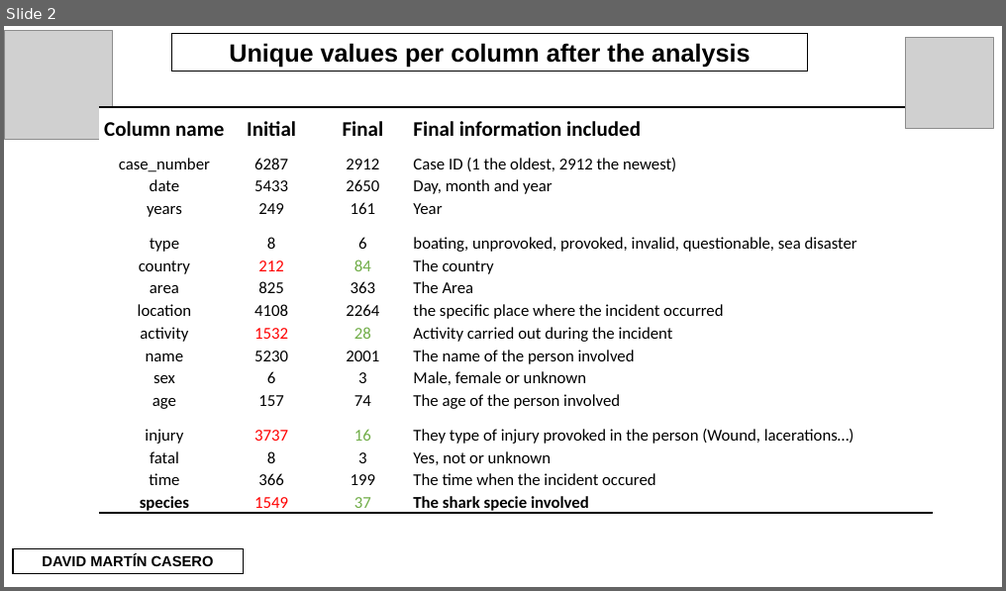
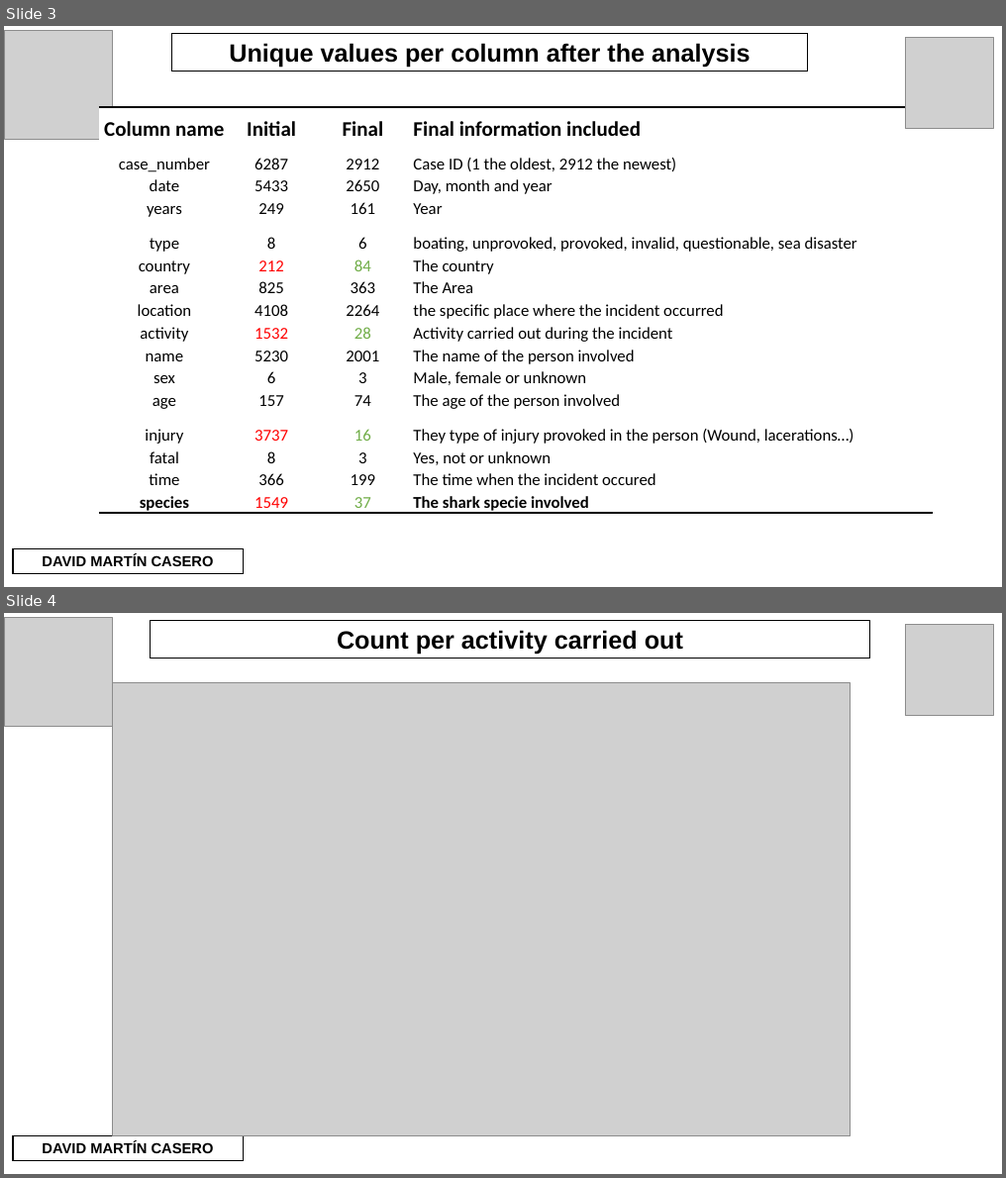
Before and after one commit to Davidmcii/DMC-w2-pandas-project, a slide deck: Presentation/W2-sharks-DavidMC-ongoing.pptx. Shown one above the other, each under a label of ours: slide 2 before the commit, slides 3 and 4 after it. The pictures are 1006x591 and 1006x1178 pixels, drawn with LibreOffice and Linux fonts; fonts in the diff are those of the drawing; grey boxes stand for pictures. Boxes give left, top, right and bottom in pixels: in the first picture for what was removed or moved away, otherwise in the second. Text is boxed around its words. In the diff, an @@ line names an element or a change of style, - is before the commit and + after.

```diff
--- a/Presentation/W2-sharks-DavidMC-ongoing.pptx
+++ b/Presentation/W2-sharks-DavidMC-ongoing.pptx
@@ slide 4 added at box(4, 613, 1002, 1174), background #FFFFFF @@
@@ picture added at box(4, 618, 113, 726) @@
@@ rectangle added at box(150, 621, 871, 658), fill #FFFFFF, outline #000000 1 pt, 24 pt, text #000000, bold @@
+Count per activity carried out
@@ picture added at box(905, 624, 994, 715) @@
@@ picture added at box(113, 682, 849, 1136) @@
@@ rectangle added at box(13, 1137, 243, 1161), fill #FFFFFF, outline #000000 1 pt, 14 pt, text #000000, bold @@
+DAVID MARTÍN CASERO
@@ what was slide 2 is now slide 3 @@
```
Also in this commit, not shown: 4 slides changed, 2 other slides added, 1 other file.
